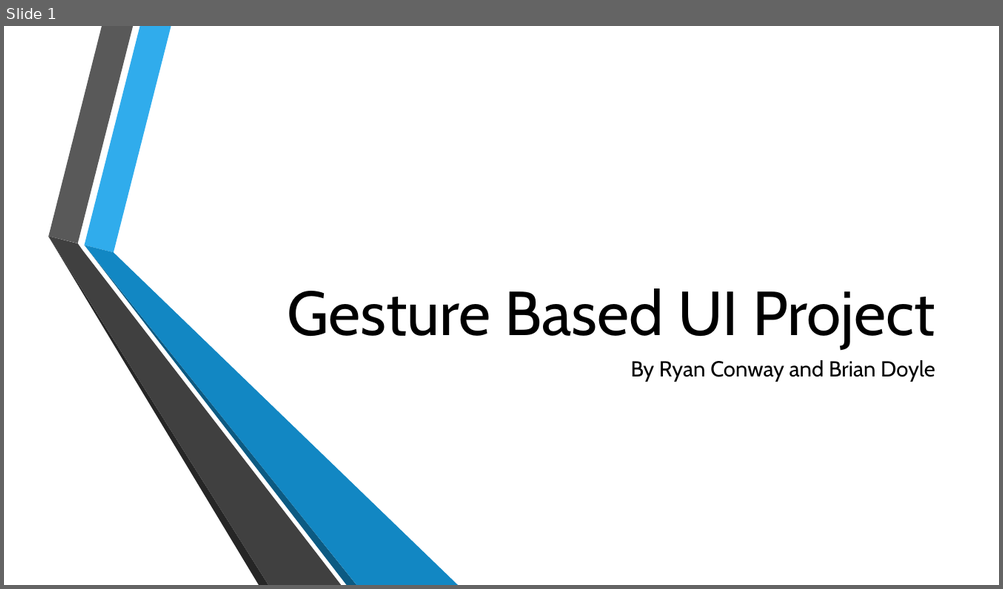
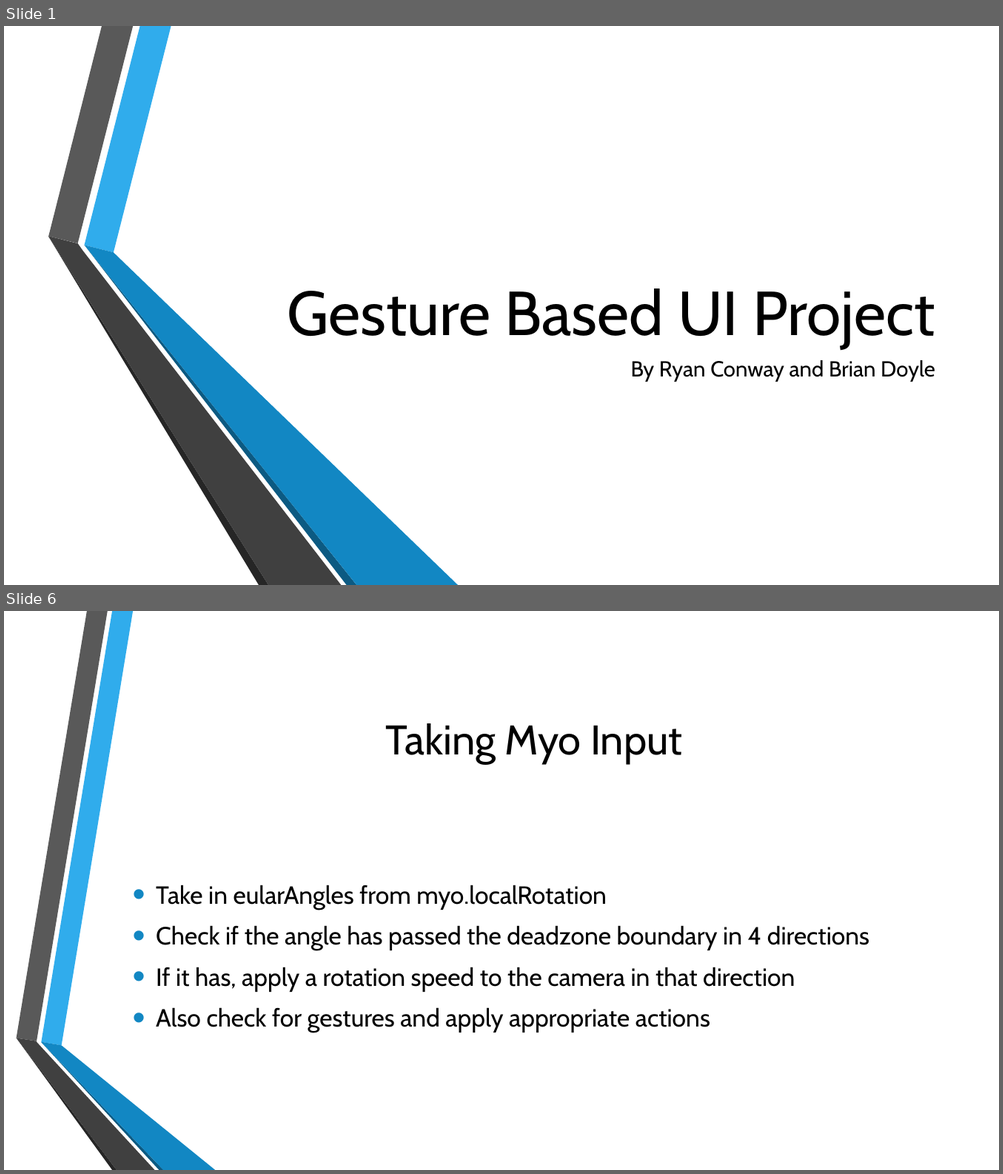
Before and after one commit to BrianD147/Gesture-Based-UI-Development-Project, a slide deck: Gesture Based UI Project.pptx. Shown one above the other, each under a label of ours: slide 1 before the commit, slides 1 and 6 after it; the slides between them are not shown. The pictures are 1003x589 and 1003x1174 pixels, drawn with LibreOffice and Linux fonts; fonts in the diff are those of the drawing; background and template pictures are left out. Boxes give left, top, right and bottom in pixels: in the first picture for what was removed or moved away, otherwise in the second. Text is boxed around its words. In the diff, an @@ line names an element or a change of style, - is before the commit and + after.

```diff
--- a/Gesture Based UI Project.pptx
+++ b/Gesture Based UI Project.pptx
@@ slide 6 added at [4, 611, 999, 1170], background picture (left out) @@
@@ title added at [385, 723, 682, 764], 40 pt, text #000000 @@
+Taking Myo Input
@@ text added at [156, 885, 869, 1033], 24 pt, text #000000 @@
+• Take in eularAngles from myo.localRotation
+• Check if the angle has passed the deadzone boundary in 4 directions
+• If it has, apply a rotation speed to the camera in that direction
+• Also check for gestures and apply appropriate actions
@@ group added at [16, 611, 215, 1170]: 6 freeform shapes @@
```
Also in this commit, not shown: 1 slide changed, 3 other slides added, 8 slides removed, 3 other files.
